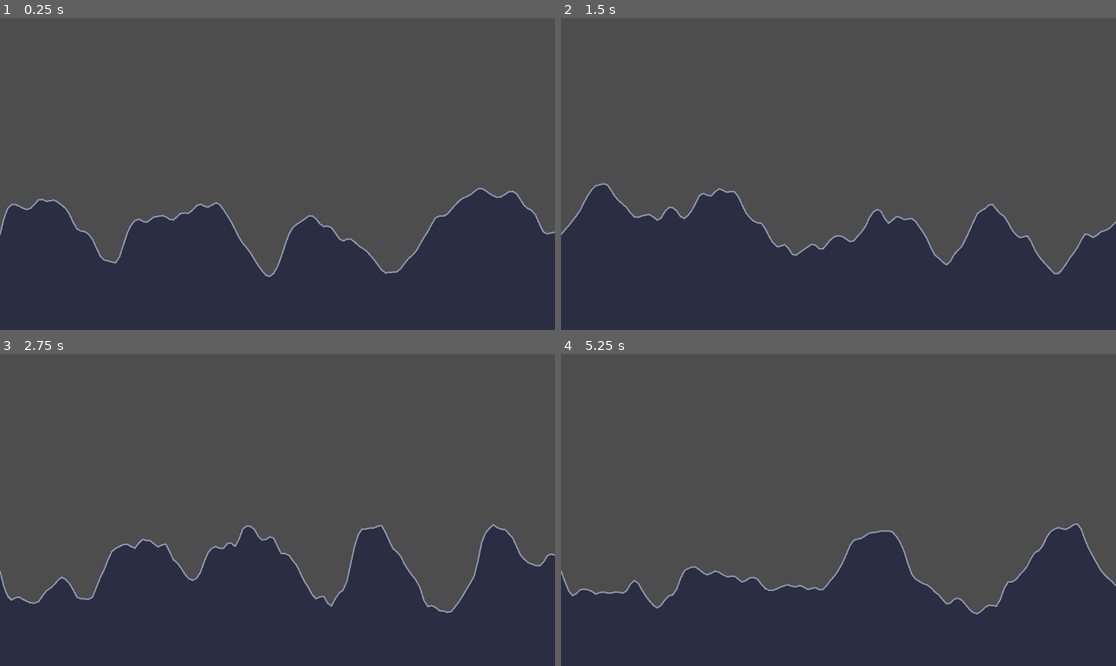
Above: before the commit, frames 1-4 (two rows, left to right).
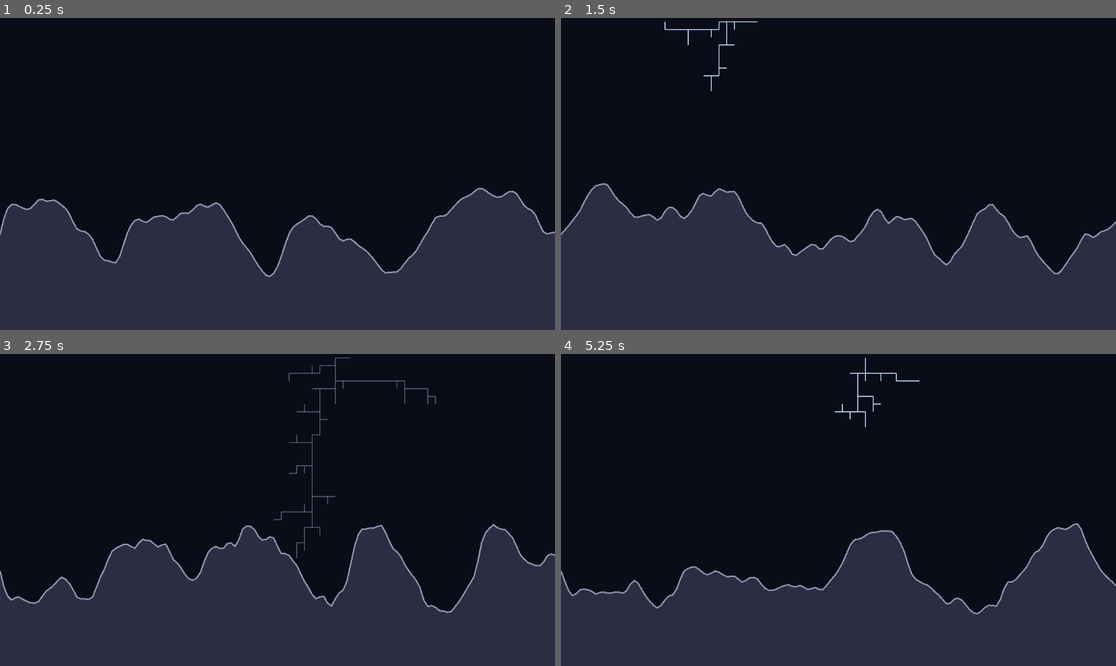
Above: after the commit, the same moments.

Repository: choe050919/lightning-sim
Game: Godot game, scene res://scenes/main.tscn
Same seed, same stepped clock (60 frames per second), same inputs: the game is played once before the commit and once after it.
Inputs (mouse positions are in pixels of both pictures, inside the frame that each line leads up to):
- Up to frame 1 (0.25 s): no input
- Up to frame 2 (1.5 s): tap Enter at 0.5 s; move the mouse to (960, 158) at 0.52 s; hold Right 0.53-1.28 s; tap R at 0.6, 1.35 s; click (960, 158) at 0.67 s; tap Space at 1.25 s; move the mouse to (727, 189) at 1.27 s; hold Down from 1.28 s (still down); click (727, 189) at 1.42 s
- Up to frame 3 (2.75 s): tap Enter at 2 s; move the mouse to (333, 441) at 2.02 s; release Down at 2.03 s; hold Right from 2.03 s (still down); tap R at 2.1 s; click (333, 441) at 2.17 s
- Up to frame 4 (5.25 s): tap Space at 2.75, 4.25 s; move the mouse to (810, 572) at 2.77 s; release Right at 2.78 s; hold Up 2.78-3.53 s; tap R every 0.75 s from 2.85 to 5.1 s; click (810, 572) at 2.92 s; tap Enter at 3.5 s; move the mouse to (1005, 556) at 3.52 s; hold Left 3.53-5.03 s; click (1005, 556) at 3.67 s; move the mouse to (672, 463) at 4.27 s; click (672, 463) at 4.42 s; move the mouse to (866, 510) at 5.02 s; hold Down from 5.03 s (still down); click (866, 510) at 5.17 s

The runs differ from the first frame. In frame 1, 66% of the frame differs, in the area x 0-100%, y 0-83%; in frame 2, 66%; in frame 3, 68%; in frame 4, 71%, in the area x 0-100%, y 0-84%.

Commit message:
Add DBM (Laplacian growth) lightning bolt
- src/lightning/lightning.gd: SOR Laplace solver + p∝φ^η growth; left-click to strike
- Target boundary = terrain surface, so bolts favor peaks (lightning-rod effect)
- Reveal segments in growth order, then fade
- Wire Lightning node in main.tscn (node_paths header so the terrain ref resolves)
- Dark night-sky default clear color

Co-Authored-By: Claude Opus 4.8 <noreply@anthropic.com>

Diff:
--- a/project.godot
+++ b/project.godot
@@ -22,3 +22,4 @@
 [rendering]
 
 rendering_device/driver.windows="d3d12"
+environment/defaults/default_clear_color=Color(0.04, 0.05, 0.09, 1)
--- a/scenes/main.tscn
+++ b/scenes/main.tscn
@@ -1,8 +1,13 @@
-[gd_scene load_steps=2 format=3]
+[gd_scene load_steps=3 format=3]
 
 [ext_resource type="Script" path="res://src/terrain/terrain_generator.gd" id="1_terrain"]
+[ext_resource type="Script" path="res://src/lightning/lightning.gd" id="2_lightning"]
 
 [node name="Main" type="Node2D"]
 
 [node name="Terrain" type="StaticBody2D" parent="."]
 script = ExtResource("1_terrain")
+
+[node name="Lightning" type="Node2D" parent="." node_paths=PackedStringArray("terrain")]
+script = ExtResource("2_lightning")
+terrain = NodePath("../Terrain")
--- /dev/null
+++ b/src/lightning/lightning.gd
@@ -0,0 +1,243 @@
+extends Node2D
+
+## 유전 파괴 모델(DBM / Laplacian growth) 기반 2D 번개.
+##
+## 격자에서 ∇²φ=0 을 SOR로 풀어 전위장을 구하고,
+## 채널에 인접한 빈 셀들을 p ∝ φ^η 확률로 하나씩 추가해 가지를 키운다.
+##   - 채널/시작점(구름) = φ=0,  도착 경계(지형 표면 아래) = φ=1
+##   - strike() 한 번에 전체 경로를 계산한 뒤, 성장 순서대로 그리며 애니메이션.
+##
+## 좌클릭 → 클릭한 x 위치 상단에서 방전 시작.
+
+# 격자 셀 상태.
+const ST_EMPTY := 0
+const ST_CHANNEL := 1
+const ST_TARGET := 2
+
+enum Phase { IDLE, GROWING, FADING }
+
+@export_group("Target")
+## 도착 경계로 쓸 지형. 비우면 화면 바닥을 지면으로 간주한다.
+@export var terrain: TerrainGenerator
+
+@export_group("Growth")
+## 격자 셀 크기(px). 작을수록 디테일↑·계산량↑.
+@export_range(4.0, 48.0, 1.0) var cell_size := 16.0
+## 성장 지수 η. 1≈잔가지 많고 뭉툭, 2~4≈필라멘트/직선적(번개다움).
+@export_range(0.0, 6.0, 0.1) var eta := 2.0
+## 안전용 최대 성장 스텝 수.
+@export var max_growth_steps := 2000
+
+@export_group("Solver (SOR)")
+## 과완화 계수(1~2). 클수록 빨리 수렴하지만 불안정해질 수 있다.
+@export_range(1.0, 1.99, 0.01) var sor_omega := 1.8
+## 첫 솔브 sweep 수(1회성).
+@export var solve_iterations_initial := 80
+## 셀 추가마다 다시 도는 sweep 수(워밍스타트).
+@export var solve_iterations_per_step := 6
+
+@export_group("Render")
+@export var bolt_color := Color(0.75, 0.85, 1.0)
+@export var bolt_width := 2.0
+## 한 프레임에 드러낼 선분 수(성장 애니메이션 속도).
+@export var reveal_per_frame := 8
+## 완전히 드러난 뒤 사라지는 데 걸리는 시간(초).
+@export var fade_time := 0.6
+
+var _gw := 0
+var _gh := 0
+var _phi := PackedFloat32Array()
+var _state := PackedByteArray()
+var _cand := {} # 후보 셀 idx -> true
+var _seg_a := PackedInt32Array() # 선분 부모 idx
+var _seg_b := PackedInt32Array() # 선분 자식 idx
+
+var _phase := Phase.IDLE
+var _revealed := 0
+var _fade := 1.0
+
+func _unhandled_input(event: InputEvent) -> void:
+	if event is InputEventMouseButton:
+		var mb := event as InputEventMouseButton
+		if mb.pressed and mb.button_index == MOUSE_BUTTON_LEFT:
+			strike(get_global_mouse_position().x)
+
+# --- DBM 한 방 계산 ----------------------------------------------------------
+
+## 상단 source_x(px)에서 시작해 지형에 닿을 때까지 방전 경로를 계산하고
+## 성장 애니메이션을 시작한다.
+func strike(source_x: float) -> void:
+	var seed_idx := _build_grid(source_x)
+	for _i in solve_iterations_initial:
+		_sor_sweep()
+	_seed_candidates(seed_idx)
+	_seg_a = PackedInt32Array()
+	_seg_b = PackedInt32Array()
+	var steps := 0
+	while steps < max_growth_steps:
+		if not _grow_one():
+			break
+		for _i in solve_iterations_per_step:
+			_sor_sweep()
+		steps += 1
+	_revealed = 0
+	_fade = 1.0
+	_phase = Phase.GROWING
+	queue_redraw()
+
+## 격자를 만들고 경계조건을 세팅한다. 시작 셀 idx를 반환.
+func _build_grid(source_x: float) -> int:
+	var view := get_viewport_rect().size
+	_gw = maxi(2, int(ceil(view.x / cell_size)))
+	_gh = maxi(2, int(ceil(view.y / cell_size)))
+	var n := _gw * _gh
+	_phi = PackedFloat32Array()
+	_phi.resize(n)
+	_state = PackedByteArray()
+	_state.resize(n)
+	for gx in _gw:
+		var wx := (gx + 0.5) * cell_size
+		var surface_y := view.y
+		if terrain:
+			surface_y = terrain.get_height_at(wx)
+		for gy in _gh:
+			var i := gy * _gw + gx
+			var wy := (gy + 0.5) * cell_size
+			if wy >= surface_y:
+				_state[i] = ST_TARGET
+				_phi[i] = 1.0
+			else:
+				_state[i] = ST_EMPTY
+				# 위(0)→지면(1) 선형 초기추정으로 수렴을 돕는다.
+				_phi[i] = clampf(wy / maxf(surface_y, 1.0), 0.0, 1.0)
+	var sgx := clampi(int(source_x / cell_size), 0, _gw - 1)
+	var seed_idx := sgx # 최상단 행(gy=0)
+	_state[seed_idx] = ST_CHANNEL
+	_phi[seed_idx] = 0.0
+	return seed_idx
+
+## SOR 한 sweep. 고정 셀(채널=0, 타겟=1)은 건너뛰고, 격자 경계는 zero-flux(Neumann).
+func _sor_sweep() -> void:
+	for gy in _gh:
+		var row := gy * _gw
+		for gx in _gw:
+			var i := row + gx
+			if _state[i] != ST_EMPTY:
+				continue
+			var up := _phi[i - _gw] if gy > 0 else _phi[i]
+			var down := _phi[i + _gw] if gy < _gh - 1 else _phi[i]
+			var left := _phi[i - 1] if gx > 0 else _phi[i]
+			var right := _phi[i + 1] if gx < _gw - 1 else _phi[i]
+			var avg := 0.25 * (up + down + left + right)
+			_phi[i] = _phi[i] + sor_omega * (avg - _phi[i])
+
+## 시작 셀 주변 빈 셀들을 후보로 등록.
+func _seed_candidates(seed_idx: int) -> void:
+	_cand = {}
+	for nb in _neighbors(seed_idx):
+		if _state[nb] == ST_EMPTY:
+			_cand[nb] = true
+
+## 후보 하나를 p ∝ φ^η 로 골라 채널에 추가한다. 지형에 닿으면 false.
+func _grow_one() -> bool:
+	if _cand.is_empty():
+		return false
+	var keys := _cand.keys()
+	var weights := PackedFloat32Array()
+	weights.resize(keys.size())
+	var total := 0.0
+	for k in keys.size():
+		var ci: int = keys[k]
+		var p: float = _phi[ci]
+		if p < 0.0:
+			p = 0.0
+		var w := pow(p, eta)
+		weights[k] = w
+		total += w
+	# 룰렛 선택
+	var pick := keys.size() - 1
+	if total <= 0.0:
+		pick = randi() % keys.size()
+	else:
+		var r := randf() * total
+		var acc := 0.0
+		for k in keys.size():
+			acc += weights[k]
+			if r <= acc:
+				pick = k
+				break
+	var chosen: int = keys[pick]
+	_cand.erase(chosen)
+	_state[chosen] = ST_CHANNEL
+	_phi[chosen] = 0.0
+	# 부모(인접 채널) 찾기 + 타겟 도달 검사 + 새 후보 등록
+	var parent := -1
+	var hit_target := false
+	for nb in _neighbors(chosen):
+		var st := _state[nb]
+		if st == ST_CHANNEL:
+			if parent == -1:
+				parent = nb
+		elif st == ST_TARGET:
+			hit_target = true
+		elif not _cand.has(nb):
+			_cand[nb] = true
+	if parent == -1:
+		parent = chosen
+	_seg_a.append(parent)
+	_seg_b.append(chosen)
+	return not hit_target
+
+# --- 격자 헬퍼 ---------------------------------------------------------------
+
+func _idx_to_cell(idx: int) -> Vector2i:
+	var gx := idx % _gw
+	@warning_ignore("integer_division")
+	var gy := idx / _gw
+	return Vector2i(gx, gy)
+
+func _neighbors(idx: int) -> PackedInt32Array:
+	var c := _idx_to_cell(idx)
+	var out := PackedInt32Array()
+	if c.y > 0:
+		out.append(idx - _gw)
+	if c.y < _gh - 1:
+		out.append(idx + _gw)
+	if c.x > 0:
+		out.append(idx - 1)
+	if c.x < _gw - 1:
+		out.append(idx + 1)
+	return out
+
+func _cell_center(idx: int) -> Vector2:
+	var c := _idx_to_cell(idx)
+	return Vector2((c.x + 0.5) * cell_size, (c.y + 0.5) * cell_size)
+
+# --- 애니메이션 / 렌더 --------------------------------------------------------
+
+func _process(delta: float) -> void:
+	if _phase == Phase.GROWING:
+		_revealed += reveal_per_frame
+		if _revealed >= _seg_b.size():
+			_revealed = _seg_b.size()
+			_phase = Phase.FADING
+		queue_redraw()
+	elif _phase == Phase.FADING:
+		_fade -= delta / maxf(fade_time, 0.01)
+		if _fade <= 0.0:
+			_fade = 0.0
+			_phase = Phase.IDLE
+			_seg_a = PackedInt32Array()
+			_seg_b = PackedInt32Array()
+			_revealed = 0
+		queue_redraw()
+
+func _draw() -> void:
+	if _seg_b.is_empty():
+		return
+	var col := bolt_color
+	if _phase == Phase.FADING:
+		col.a *= _fade
+	var count := mini(_revealed, _seg_b.size())
+	for k in count:
+		draw_line(_cell_center(_seg_a[k]), _cell_center(_seg_b[k]), col, bolt_width)
Not shown, added: src/lightning/lightning.gd.uid
